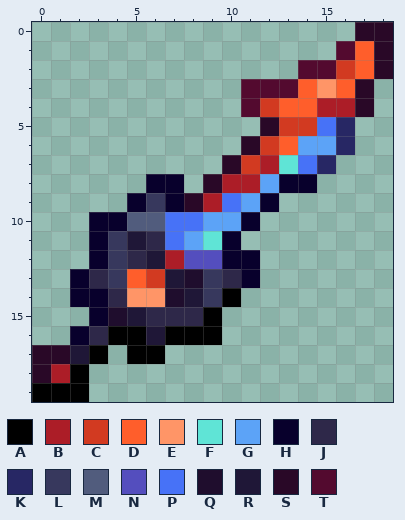
Pixel-art sprite, stored at Content/Items/Weapons/Melee/StarglassDagger.png. Above: the version before the commit.
The file is 38x40 pixels, drawn in blocks of 2x2; one block is one cell here.
Palette (. is transparent): A #000000  B #ac1d27  C #d23a21  D #ff5e2b  E #ff9567  F #5fe4d6  G #5ca3f7  H #08002c  J #2e2849  K #272764  L #37385d  M #515c7d  N #544ebe  P #4772f7  Q #1f0d2d  R #1f1737  S #290827  T #530a2f
The result:
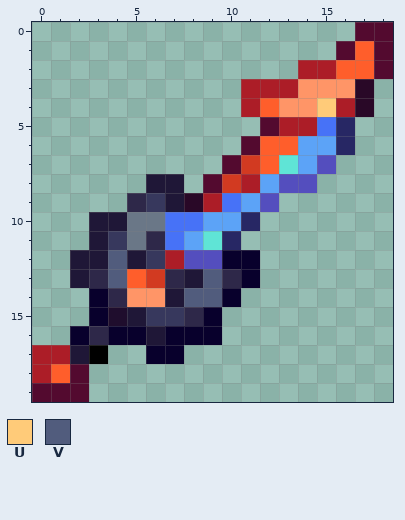
Colours new in this view: U #ffcb79  V #515c7d
What changed:
{"colour":"M","old":"#515c7d","new":"#6a7787"}
{"y":0,"x":17,"old":"SS","new":"TT"}
{"y":1,"x":18,"old":"S","new":"T"}
{"y":2,"x":14,"old":"TTC","new":"BBD"}
{"y":2,"x":18,"old":"S","new":"T"}
{"y":3,"x":11,"old":"TTTD","new":"BBBE"}
{"y":3,"x":16,"old":"D","new":"E"}
{"y":4,"x":11,"old":"TCDDB","new":"BDEEU"}
{"y":5,"x":12,"old":"SCC","new":"TBB"}
{"y":6,"x":11,"old":"SC","new":"TD"}
{"y":7,"x":10,"old":"S","new":"T"}
{"y":7,"x":12,"old":"B","new":"D"}
{"y":7,"x":14,"old":"PK","new":"GN"}
{"y":8,"x":6,"old":"HH","new":"RR"}
{"y":8,"x":9,"old":"SB","new":"TC"}
{"y":8,"x":13,"old":"HH","new":"NN"}
{"y":9,"x":5,"old":"H","new":"J"}
{"y":9,"x":7,"old":"H","new":"R"}
{"y":9,"x":12,"old":"H","new":"N"}
{"y":10,"x":3,"old":"HH","new":"RR"}
{"y":10,"x":11,"old":"H","new":"K"}
{"y":11,"x":3,"old":"H","new":"R"}
{"y":11,"x":5,"old":"R","new":"M"}
{"y":11,"x":10,"old":"H","new":"K"}
{"y":12,"x":2,"old":".HLJR","new":"RRVRL"}
{"y":13,"x":2,"old":"H","new":"R"}
{"y":13,"x":4,"old":"L","new":"V"}
{"y":13,"x":7,"old":"RQL","new":"JRV"}
{"y":14,"x":2,"old":"H","new":"."}
{"y":14,"x":7,"old":"QRLA","new":"RVVH"}
{"y":15,"x":6,"old":"JJ","new":"LL"}
{"y":15,"x":9,"old":"A","new":"H"}
{"y":16,"x":4,"old":"AA","new":"HH"}
{"y":16,"x":7,"old":"AAA","new":"HHH"}
{"y":17,"x":0,"old":"SS","new":"BB"}
{"y":17,"x":5,"old":"AA.","new":".HH"}
{"y":18,"x":0,"old":"SBA","new":"BDT"}
{"y":19,"x":0,"old":"AAA","new":"TTT"}
